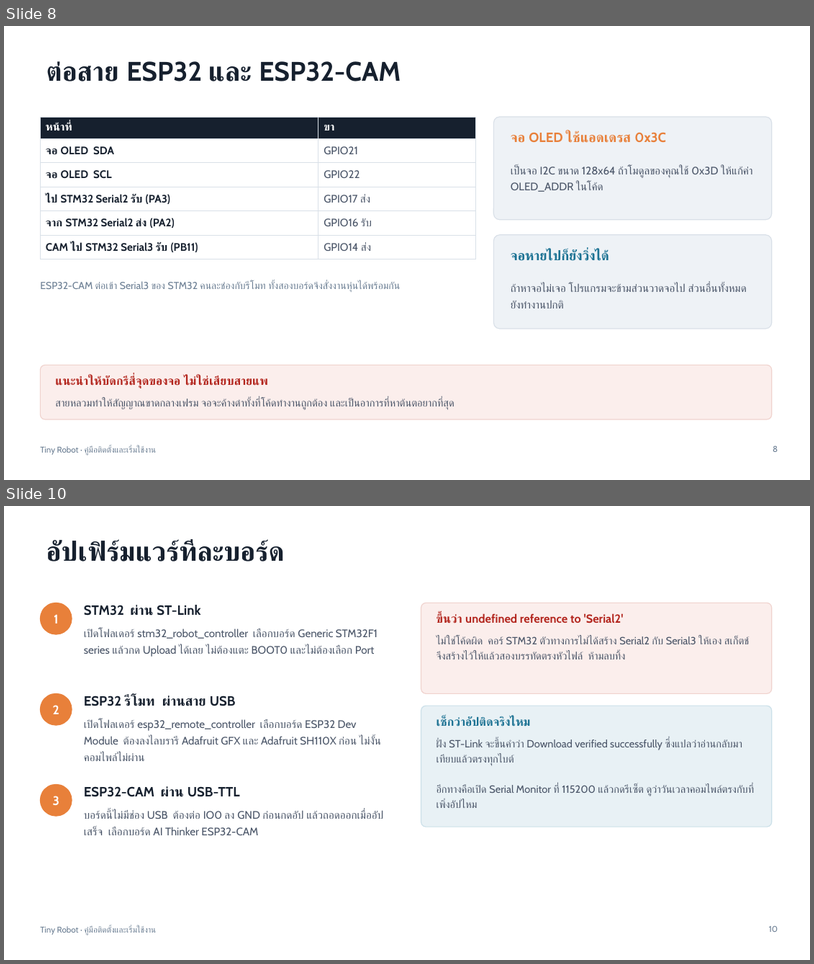
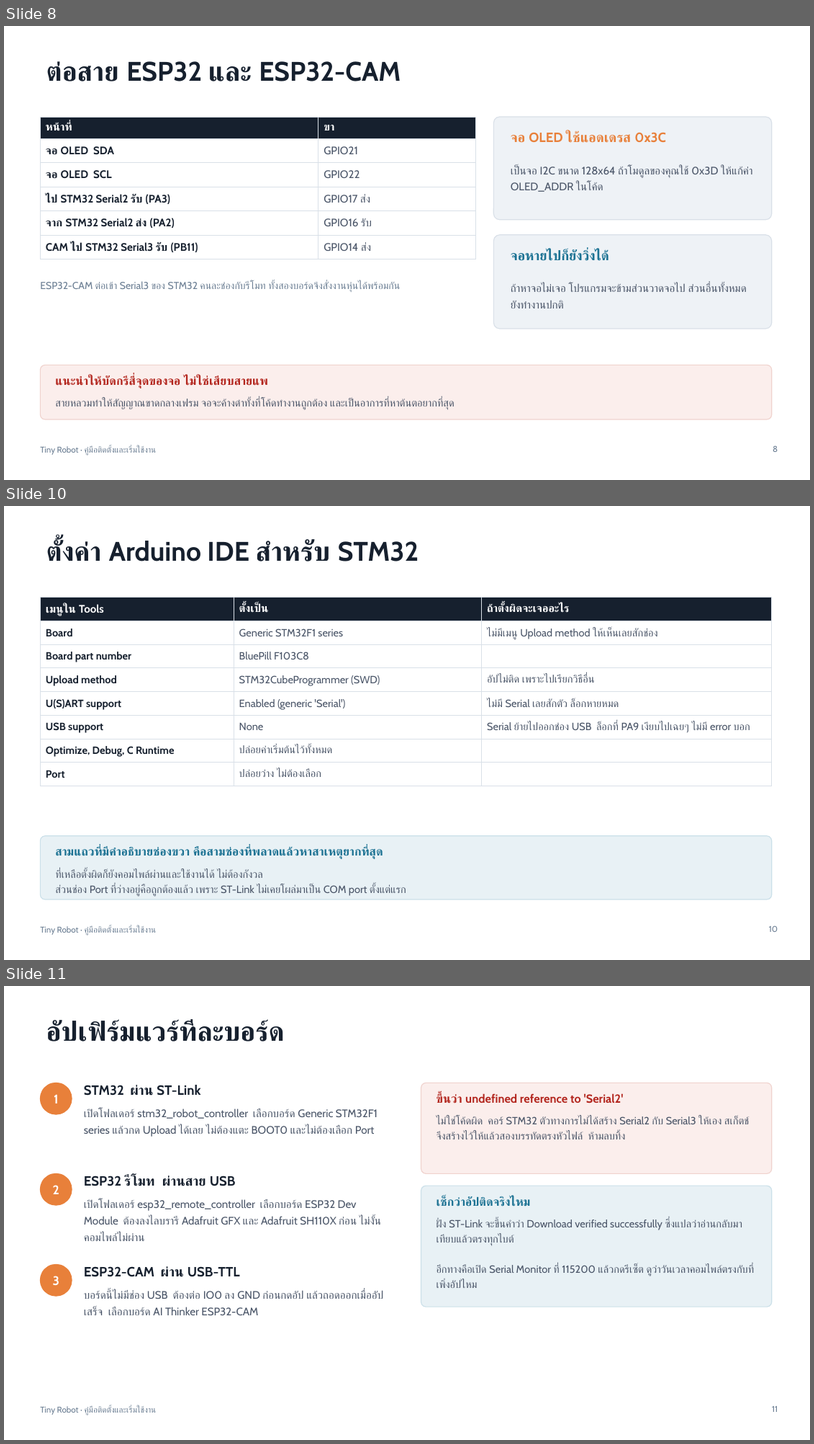
Before and after one commit to 65050090-nichanan/Tiny-robot, a slide deck: docs/Tiny-Robot-Setup-Guide-TH.pptx. Shown one above the other, each under a label of ours: slides 8 and 10 before the commit, slides 8, 10 and 11 after it; the slides between them are not shown. The pictures are 814x964 and 814x1444 pixels, drawn with LibreOffice and Linux fonts; fonts in the diff are those of the drawing. Boxes give left, top, right and bottom in pixels: in the first picture for what was removed or moved away, otherwise in the second. Text is boxed around its words. In the diff, an @@ line names an element or a change of style, - is before the commit and + after.

```diff
--- a/docs/Tiny-Robot-Setup-Guide-TH.pptx
+++ b/docs/Tiny-Robot-Setup-Guide-TH.pptx
@@ slide 10 added at (4,506,810,960), background #FFFFFF; not listed: 1 template element that a slide beside it also shows @@
@@ title added at (46,540,419,561), 32 pt, text #16202E, bold @@
+ตั้งค่า Arduino IDE สำหรับ STM32
@@ table added at (40,597,772,780), 8 rows, 3 columns @@
+เมนูใน Tools | ตั้งเป็น | ถ้าตั้งผิดจะเจออะไร
+Board | Generic STM32F1 series | ไม่มีเมนู Upload method ให้เห็นเลยสักช่อง
+Board part number | BluePill F103C8 | 
+Upload method | STM32CubeProgrammer (SWD) | อัปไม่ติด เพราะไปเรียกวิธีอื่น
+U(S)ART support | Enabled (generic 'Serial') | ไม่มี Serial เลยสักตัว ล็อกหายหมด
+USB support | None | Serial ย้ายไปออกช่อง USB ล็อกที่ PA9 เงียบไปเฉยๆ ไม่มี error บอก
+Optimize, Debug, C Runtime | ปล่อยค่าเริ่มต้นไว้ทั้งหมด | 
+Port | ปล่อยว่าง ไม่ต้องเลือก | 
@@ rounded rectangle added at (40,836,772,899), fill #E8F1F5, outline #CBE0E9 1 pt @@
@@ text added at (55,847,383,859), 14 pt, text #1C7293, bold @@
+สามแถวที่มีคำอธิบายช่องขวา คือสามช่องที่พลาดแล้วหาสาเหตุยากที่สุด
@@ text added at (55,869,406,896), 12.5 pt, text #4A5568 @@
+ที่เหลือตั้งผิดก็ยังคอมไพล์ผ่านและใช้งานได้ ไม่ต้องกังวล
+ส่วนช่อง Port ที่ว่างอยู่คือถูกต้องแล้ว เพราะ ST-Link ไม่เคยโผล่มาเป็น COM port ตั้งแต่แรก
@@ page number added at (769,926,778,932), 10 pt, text #6B7E93 @@
+10
@@ what was slide 10 is now slide 11 @@
@@ page number at (772,1406,778,1412): text changed @@
-10
+11
```
Also in this commit, not shown: 1 slide changed, 2 other files.
